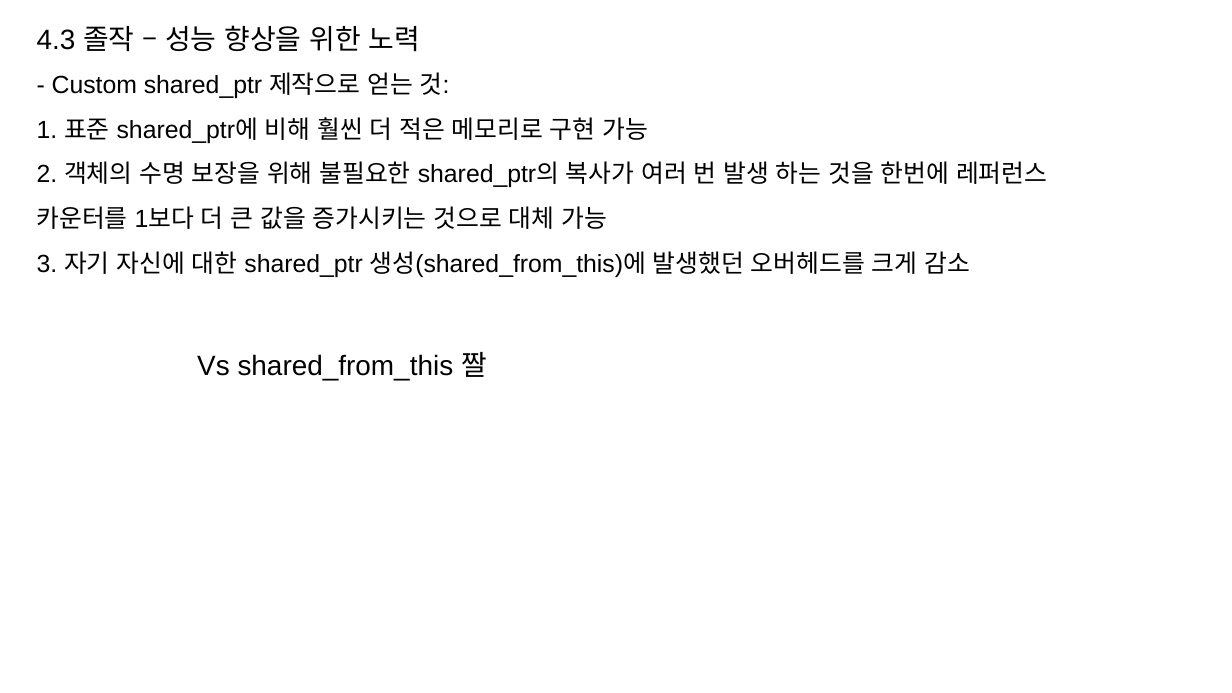
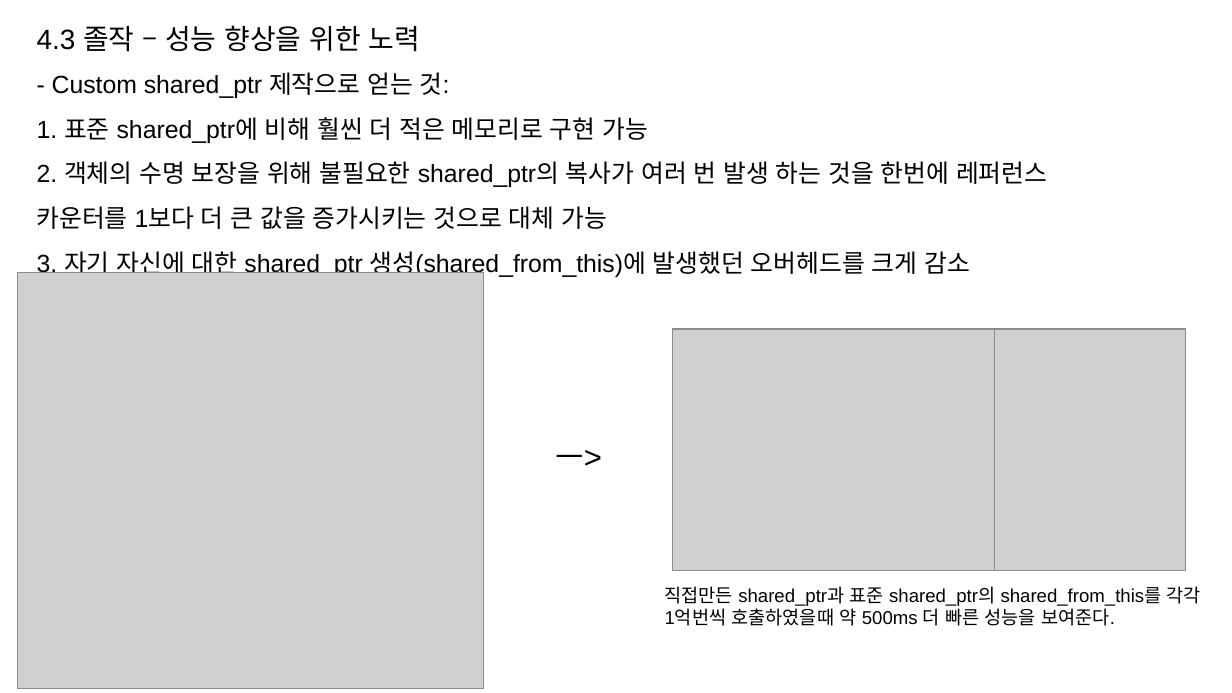
Before and after one commit to hypernagox/FYP_Evergreen, a slide deck: slide 40 of 포트폴리오/서버_최재혁/포트폴리오.pptx. Drawn at 1232x693 pixels with LibreOffice and Linux fonts; fonts in the diff are those of the drawing; grey boxes stand for pictures. Boxes give left, top, right and bottom in pixels: in the first picture for what was removed or moved away, otherwise in the second. Text is boxed around its words. In the diff, an @@ line names an element or a change of style, - is before the commit and + after.

```diff
--- a/포트폴리오/서버_최재혁/포트폴리오.pptx
+++ b/포트폴리오/서버_최재혁/포트폴리오.pptx
@@ picture added at (18,273,484,689) @@
@@ picture added at (673,329,995,570) @@
@@ picture added at (995,329,1186,570) @@
@@ text removed at (197,352,487,380) @@
-Vs shared_from_this 짤
@@ text added at (555,450,602,466), 20 pt, text #000000 @@
+ㅡ>
@@ text added at (665,586,1201,626), 12 pt, text #000000 @@
+직접만든 shared_ptr과 표준 shared_ptr의 shared_from_this를 각각 1억번씩 호출하였을때 약 500ms 더 빠른 성능을 보여준다.
```
Also in this commit, not shown: 3 other slides changed.
